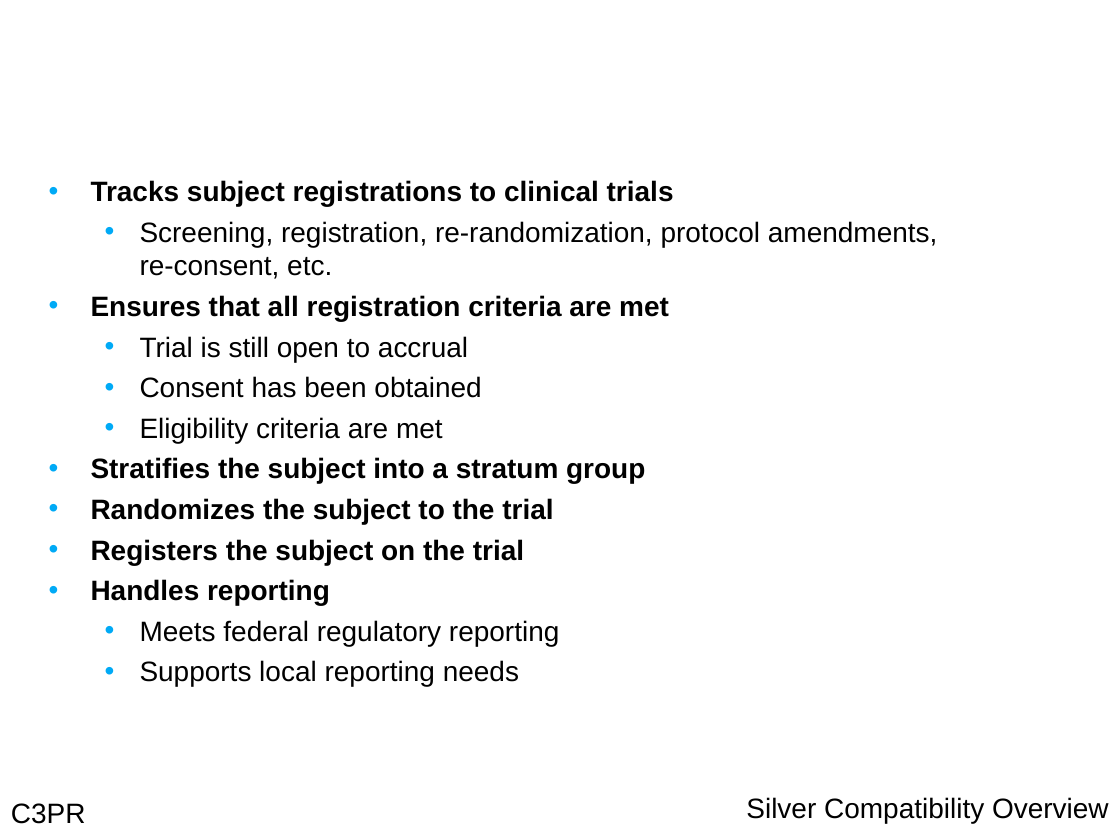
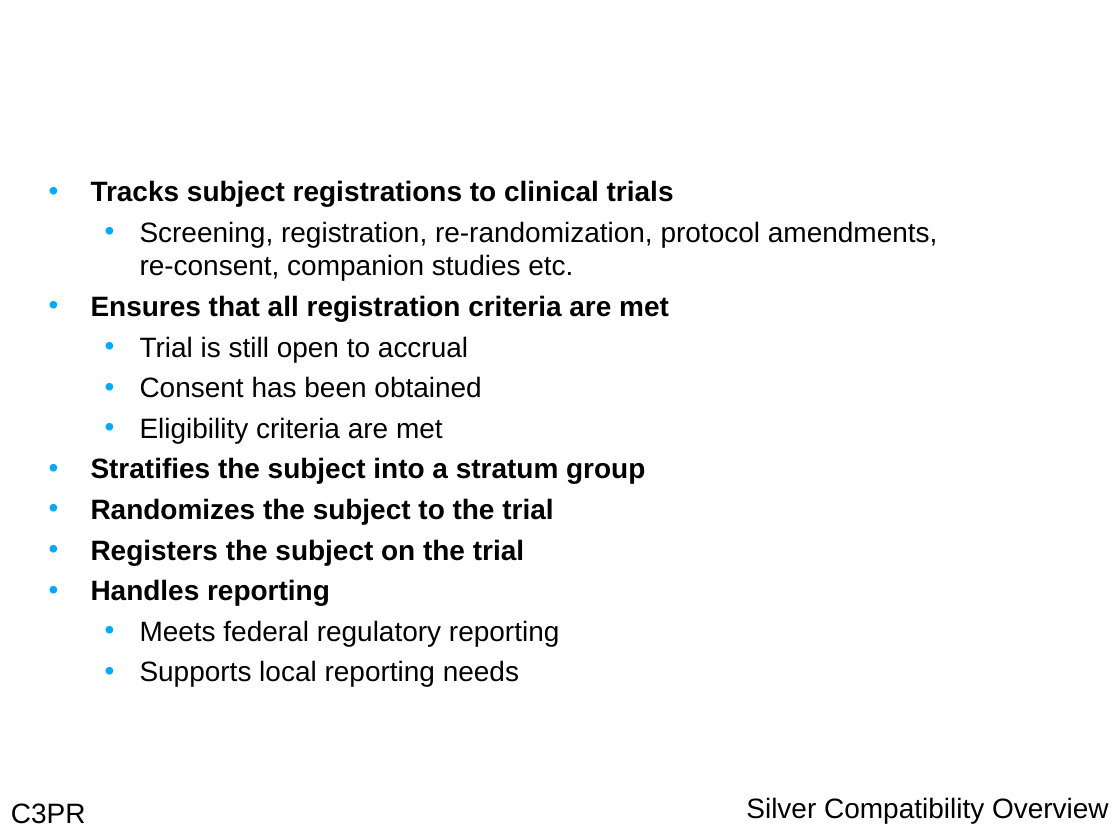
Before and after one commit to NCIP/c3pr-docs, a slide deck: slide 6 of documentation/silver_review/package_200911/c3prv2.8_silver_review.ppt (slide 5 before the commit). Drawn at 1120x840 pixels with LibreOffice and Linux fonts; fonts in the diff are those of the drawing; background and template pictures are left out. Boxes give left, top, right and bottom in pixels: in the first picture for what was removed or moved away, otherwise in the second. Text is boxed around its words. In the diff, an @@ line names an element or a change of style, - is before the commit and + after.

```diff
--- a/documentation/silver_review/package_200911/c3prv2.8_silver_review.ppt
+++ b/documentation/silver_review/package_200911/c3prv2.8_silver_review.ppt
@@ text at box(140, 221, 938, 280): text changed @@
-  • Screening, registration, re-randomization, protocol amendments,
-    re-consent, etc.
+  • Screening, registration, re-randomization, protocol amendments,
+    re-consent, companion studies etc.
```
Also in this commit, not shown: 6 other slides changed, 2 slides added, 1 slide removed.
